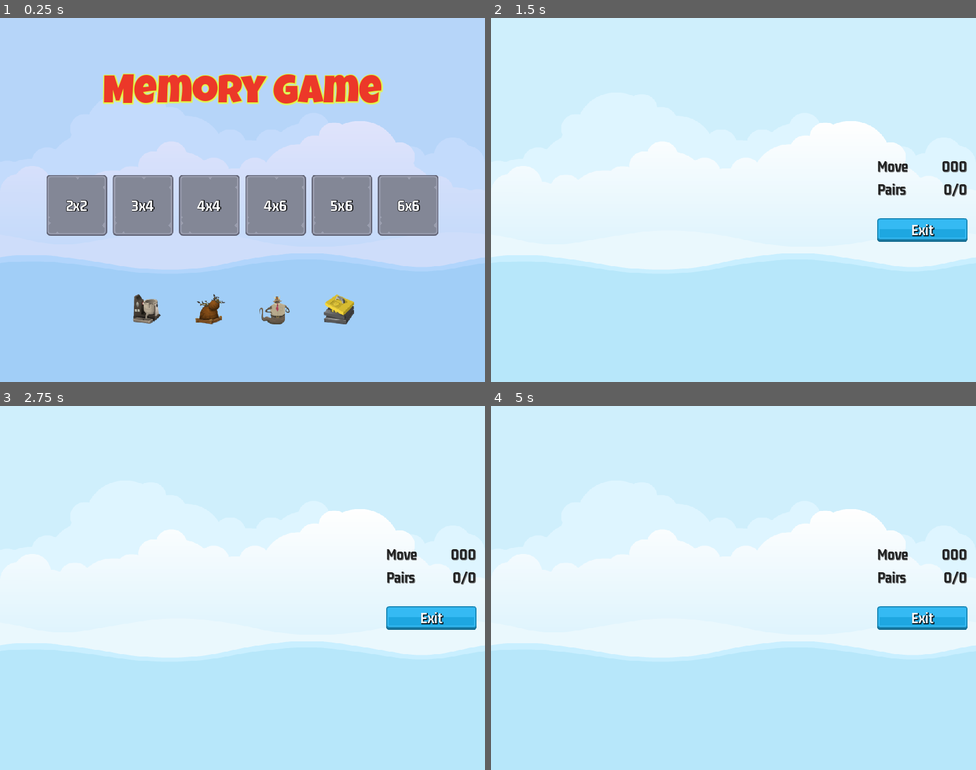
Above: before the commit, frames 1-4 (two rows, left to right).
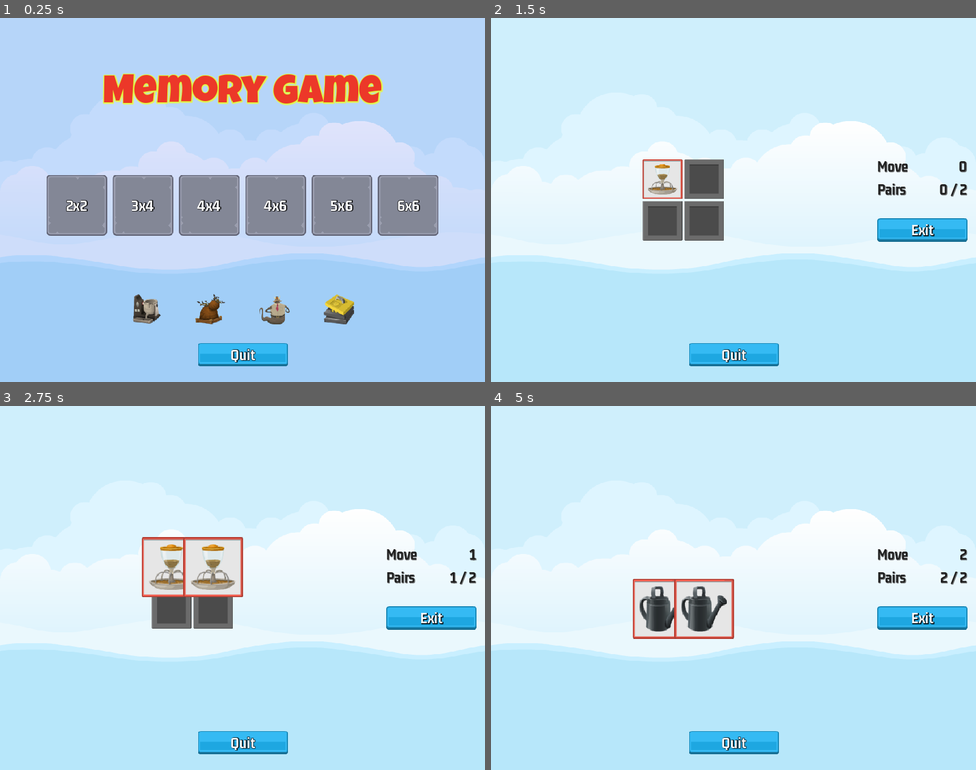
Above: after the commit, the same moments.

Repository: BrownJason/Memory
Game: Godot game, scene res://scene/master_scene/master_scene.tscn
The game is run twice, just before and just after one commit, with the same random seed, the same clock (stepped at 60 frames per second) and the same inputs.
Inputs (mouse positions are in pixels of both pictures, inside the frame that each line leads up to):
- Up to frame 1 (0.25 s): no input
- Up to frame 2 (1.5 s): click "2x2" at 0.5 s; click (660, 178) at 1.27 s
- Up to frame 3 (2.75 s): click (213, 566) at 2.02 s
- Up to frame 4 (5 s): click (660, 609) at 2.77 s; click (704, 609) at 3.52 s; click (660, 609) at 4.27 s

The runs differ from the first frame. In frame 1, 1.2% of the frame differs, in the area x 40-60%, y 89-96%; in frame 2, 4.4%; in frame 3, 4.6%, in the area x 29-99%, y 36-96%; in frame 4, 3.4%.

Commit message:
Add functionality to scoring, game over/win, and quit game

Diff:
--- /dev/null
+++ b/assets/lg_48_bl.tres
@@ -0,0 +1,10 @@
+[gd_resource type="LabelSettings" load_steps=2 format=3 uid="uid://bgbotlcd20u5b"]
+
+[ext_resource type="FontFile" uid="uid://bhhoolejd4ngh" path="res://assets/fonts/LuckiestGuy-Regular.ttf" id="1_j0ysg"]
+
+[resource]
+font = ExtResource("1_j0ysg")
+font_size = 84
+font_color = Color(0, 0.792157, 1, 0.964706)
+shadow_size = 8
+shadow_color = Color(0, 0, 0, 1)
--- /dev/null
+++ b/scene/game_over/game_over.gd
@@ -0,0 +1,20 @@
+extends Control
+
+@onready var moves_label = $NinePatchRect/MC/VB/HB/MovesLabel
+
+
+# Called when the node enters the scene tree for the first time.
+func _ready():
+	SignalManager.on_game_over.connect(on_game_over)
+
+# Called every frame. 'delta' is the elapsed time since the previous frame.
+func _process(delta):
+	pass
+
+func _on_exit_button_pressed():
+	hide()
+	SignalManager.on_game_exit_pressed.emit()
+
+func on_game_over(moves: int) -> void:
+	moves_label.text = str(moves)
+	show()
--- /dev/null
+++ b/scene/game_over/game_over.tscn
@@ -0,0 +1,102 @@
+[gd_scene load_steps=9 format=3 uid="uid://bcpfqqkfvib36"]
+
+[ext_resource type="Texture2D" uid="uid://ctqrw8l1isp5g" path="res://assets/ui/UIbg.png" id="1_43fcu"]
+[ext_resource type="Script" path="res://scene/game_over/game_over.gd" id="1_xpe5m"]
+[ext_resource type="LabelSettings" uid="uid://bgbotlcd20u5b" path="res://assets/lg_48_bl.tres" id="2_wo61r"]
+[ext_resource type="LabelSettings" uid="uid://dg8losvubtmlj" path="res://assets/gm_32_bl.tres" id="3_wewrd"]
+[ext_resource type="Texture2D" uid="uid://ifh85jdvlday" path="res://assets/ui/blue_button00.png" id="4_55s0s"]
+[ext_resource type="Texture2D" uid="uid://br2ikbl2xjhxs" path="res://assets/ui/yellow_button00.png" id="5_wstli"]
+[ext_resource type="Texture2D" uid="uid://dn8dynhn32sfv" path="res://assets/ui/green_button00.png" id="6_df2ul"]
+[ext_resource type="LabelSettings" uid="uid://clwktqtbhq0hf" path="res://assets/gm_32_wh.tres" id="7_62xbv"]
+
+[node name="GameOver" type="Control"]
+layout_mode = 3
+anchors_preset = 15
+anchor_right = 1.0
+anchor_bottom = 1.0
+grow_horizontal = 2
+grow_vertical = 2
+script = ExtResource("1_xpe5m")
+
+[node name="NinePatchRect" type="NinePatchRect" parent="."]
+layout_mode = 1
+anchors_preset = 8
+anchor_left = 0.5
+anchor_top = 0.5
+anchor_right = 0.5
+anchor_bottom = 0.5
+offset_left = -256.0
+offset_top = -192.0
+offset_right = 256.0
+offset_bottom = 192.0
+grow_horizontal = 2
+grow_vertical = 2
+texture = ExtResource("1_43fcu")
+patch_margin_left = 10
+patch_margin_top = 10
+patch_margin_right = 10
+patch_margin_bottom = 10
+
+[node name="MC" type="MarginContainer" parent="NinePatchRect"]
+layout_mode = 1
+anchors_preset = 15
+anchor_right = 1.0
+anchor_bottom = 1.0
+grow_horizontal = 2
+grow_vertical = 2
+theme_override_constants/margin_left = 24
+theme_override_constants/margin_top = 24
+theme_override_constants/margin_right = 24
+theme_override_constants/margin_bottom = 24
+
+[node name="VB" type="VBoxContainer" parent="NinePatchRect/MC"]
+layout_mode = 2
+size_flags_vertical = 0
+theme_override_constants/separation = 32
+
+[node name="Label" type="Label" parent="NinePatchRect/MC/VB"]
+layout_mode = 2
+text = "YOU WIN!!"
+label_settings = ExtResource("2_wo61r")
+horizontal_alignment = 1
+vertical_alignment = 1
+
+[node name="HB" type="HBoxContainer" parent="NinePatchRect/MC/VB"]
+layout_mode = 2
+
+[node name="Label" type="Label" parent="NinePatchRect/MC/VB/HB"]
+layout_mode = 2
+size_flags_horizontal = 3
+text = "Moves Taken"
+label_settings = ExtResource("3_wewrd")
+
+[node name="MovesLabel" type="Label" parent="NinePatchRect/MC/VB/HB"]
+layout_mode = 2
+text = "0000
+"
+label_settings = ExtResource("3_wewrd")
+
+[node name="Control" type="Control" parent="NinePatchRect/MC/VB"]
+custom_minimum_size = Vector2(0, 32)
+layout_mode = 2
+
+[node name="ExitButton" type="TextureButton" parent="NinePatchRect/MC/VB"]
+layout_mode = 2
+size_flags_horizontal = 4
+texture_normal = ExtResource("4_55s0s")
+texture_pressed = ExtResource("5_wstli")
+texture_hover = ExtResource("6_df2ul")
+
+[node name="Label" type="Label" parent="NinePatchRect/MC/VB/ExitButton"]
+layout_mode = 1
+anchors_preset = 15
+anchor_right = 1.0
+anchor_bottom = 1.0
+grow_horizontal = 2
+grow_vertical = 2
+text = "Exit"
+label_settings = ExtResource("7_62xbv")
+horizontal_alignment = 1
+vertical_alignment = 1
+
+[connection signal="pressed" from="NinePatchRect/MC/VB/ExitButton" to="." method="_on_exit_button_pressed"]
--- a/scene/game_screen/game_screen.gd
+++ b/scene/game_screen/game_screen.gd
@@ -1,16 +1,40 @@
 extends Control
 @onready var sound = $Sound
+@onready var tile_container = $HB/MC1/TileContainer
+@onready var scorer: Scorer = $Scorer
+@onready var moves_label = $HB/MC2/VB/HBLabel/MovesLabel
+@onready var pairs_label = $HB/MC2/VB/HBLabel2/PairsLabel
+@onready var game_over = $GameOver
 
+@export var mem_tile_scene: PackedScene
 
 # Called when the node enters the scene tree for the first time.
 func _ready():
-	pass # Replace with function body.
-
+	game_over.visible = false
+	SignalManager.on_level_selected.connect(on_level_selected)
 
 # Called every frame. 'delta' is the elapsed time since the previous frame.
 func _process(delta):
-	pass
+	moves_label.text = scorer.get_moves_made_str()
+	pairs_label.text = scorer.get_pairs_made_str()
 
 func _on_exit_pressed():
 	SoundManager.play_button_click(sound)
 	SignalManager.on_game_exit_pressed.emit()
+
+
+func add_memory_tiles(ii_dict: Dictionary, frame_image: CompressedTexture2D) -> void:
+	var new_tile = mem_tile_scene.instantiate()
+	tile_container.add_child(new_tile)
+	new_tile.setup(ii_dict, frame_image)
+
+func on_level_selected(level_num: int) -> void:
+	var level_selection = GameManager.get_level_selection(level_num)
+	var frame_image = ImageManager.get_random_frame_image()
+
+	tile_container.columns = level_selection.num_cols
+
+	for ii_dict in level_selection.image_list:
+		add_memory_tiles(ii_dict, frame_image)
+
+	scorer.clear_new_gane(level_selection.target_pairs)
--- a/scene/game_screen/game_screen.tscn
+++ b/scene/game_screen/game_screen.tscn
@@ -1,11 +1,14 @@
-[gd_scene load_steps=7 format=3 uid="uid://y4xt6afe7gof"]
+[gd_scene load_steps=10 format=3 uid="uid://y4xt6afe7gof"]
 
 [ext_resource type="LabelSettings" uid="uid://dg8losvubtmlj" path="res://assets/gm_32_bl.tres" id="1_pedrw"]
 [ext_resource type="Script" path="res://scene/game_screen/game_screen.gd" id="1_qh6r0"]
+[ext_resource type="PackedScene" uid="uid://dp2ijw1knehei" path="res://scene/memory_tile/memory_tile.tscn" id="2_7jg0f"]
 [ext_resource type="Texture2D" uid="uid://ifh85jdvlday" path="res://assets/ui/blue_button00.png" id="2_l171o"]
 [ext_resource type="Texture2D" uid="uid://br2ikbl2xjhxs" path="res://assets/ui/yellow_button00.png" id="3_6mynf"]
 [ext_resource type="Texture2D" uid="uid://dn8dynhn32sfv" path="res://assets/ui/green_button00.png" id="4_c57sj"]
 [ext_resource type="LabelSettings" uid="uid://clwktqtbhq0hf" path="res://assets/gm_32_wh.tres" id="5_y6cwl"]
+[ext_resource type="PackedScene" uid="uid://c7n001dduonwn" path="res://scorer/scorer.tscn" id="8_5cnje"]
+[ext_resource type="PackedScene" uid="uid://bcpfqqkfvib36" path="res://scene/game_over/game_over.tscn" id="9_xbvbe"]
 
 [node name="GameScreen" type="Control"]
 layout_mode = 3
@@ -15,6 +18,7 @@
 grow_horizontal = 2
 grow_vertical = 2
 script = ExtResource("1_qh6r0")
+mem_tile_scene = ExtResource("2_7jg0f")
 
 [node name="HB" type="HBoxContainer" parent="."]
 layout_mode = 1
@@ -70,7 +74,7 @@
 label_settings = ExtResource("1_pedrw")
 vertical_alignment = 1
 
-[node name="MovesLabel" type="Label" parent="HB/MC2/VB/HBLabel2"]
+[node name="PairsLabel" type="Label" parent="HB/MC2/VB/HBLabel2"]
 layout_mode = 2
 text = "0/0"
 label_settings = ExtResource("1_pedrw")
@@ -102,4 +106,9 @@
 
 [node name="Sound" type="AudioStreamPlayer" parent="."]
 
+[node name="Scorer" parent="." instance=ExtResource("8_5cnje")]
+
+[node name="GameOver" parent="." instance=ExtResource("9_xbvbe")]
+layout_mode = 1
+
 [connection signal="pressed" from="HB/MC2/VB/Exit" to="." method="_on_exit_pressed"]
--- a/scene/master_scene/master_scene.gd
+++ b/scene/master_scene/master_scene.gd
@@ -15,9 +15,14 @@
 
 func on_game_exit_pressed() -> void:
 	show_game(false)
+	GameManager.clear_nodes_of_group(GameManager.GROUP_TILE)
 	SoundManager.play_sound(sound, SoundManager.SOUND_MAIN_MENU)
 
 func on_level_selected(level_num: int) -> void:
 	print("Level selected: ", level_num)
 	show_game(true)
 	SoundManager.play_sound(sound, SoundManager.SOUND_IN_GAME)
+
+
+func _on_quit_button_pressed():
+	get_tree().quit()
--- a/scene/master_scene/master_scene.tscn
+++ b/scene/master_scene/master_scene.tscn
@@ -1,9 +1,13 @@
-[gd_scene load_steps=5 format=3 uid="uid://c01e1ak028biv"]
+[gd_scene load_steps=9 format=3 uid="uid://c01e1ak028biv"]
 
 [ext_resource type="Script" path="res://scene/master_scene/master_scene.gd" id="1_d7rvf"]
 [ext_resource type="Texture2D" uid="uid://hngof0yv3hlw" path="res://assets/images/backgroundEmpty.png" id="1_f5a3u"]
 [ext_resource type="PackedScene" uid="uid://oga6vmdrc0si" path="res://scene/main_screen/main_screen.tscn" id="2_6ljaq"]
 [ext_resource type="PackedScene" uid="uid://y4xt6afe7gof" path="res://scene/game_screen/game_screen.tscn" id="3_pqbyx"]
+[ext_resource type="Texture2D" uid="uid://ifh85jdvlday" path="res://assets/ui/blue_button00.png" id="5_bhlwd"]
+[ext_resource type="Texture2D" uid="uid://br2ikbl2xjhxs" path="res://assets/ui/yellow_button00.png" id="6_x4rfg"]
+[ext_resource type="Texture2D" uid="uid://dn8dynhn32sfv" path="res://assets/ui/green_button00.png" id="7_ihrlw"]
+[ext_resource type="LabelSettings" uid="uid://clwktqtbhq0hf" path="res://assets/gm_32_wh.tres" id="8_507au"]
 
 [node name="MasterScene" type="CanvasLayer"]
 script = ExtResource("1_d7rvf")
@@ -21,3 +25,33 @@
 [node name="GameScreen" parent="." instance=ExtResource("3_pqbyx")]
 
 [node name="Sound" type="AudioStreamPlayer" parent="."]
+
+[node name="QuitButton" type="TextureButton" parent="."]
+anchors_preset = 7
+anchor_left = 0.5
+anchor_top = 1.0
+anchor_right = 0.5
+anchor_bottom = 1.0
+offset_left = -94.0
+offset_top = -82.0
+offset_right = 96.0
+offset_bottom = -33.0
+grow_horizontal = 2
+grow_vertical = 0
+texture_normal = ExtResource("5_bhlwd")
+texture_pressed = ExtResource("6_x4rfg")
+texture_hover = ExtResource("7_ihrlw")
+
+[node name="Label" type="Label" parent="QuitButton"]
+layout_mode = 1
+anchors_preset = 15
+anchor_right = 1.0
+anchor_bottom = 1.0
+grow_horizontal = 2
+grow_vertical = 2
+text = "Quit"
+label_settings = ExtResource("8_507au")
+horizontal_alignment = 1
+vertical_alignment = 1
+
+[connection signal="pressed" from="QuitButton" to="." method="_on_quit_button_pressed"]
--- /dev/null
+++ b/scene/memory_tile/memory_tile.gd
@@ -0,0 +1,47 @@
+extends TextureButton
+
+class_name MemoryTile
+
+@onready var frame_image = $FrameImage
+@onready var item_image = $ItemImage
+
+var _item_name: String
+var _can_select_me: bool = true
+
+# Called when the node enters the scene tree for the first time.
+func _ready():
+	SignalManager.on_selection_enabled.connect(on_selection_enabled)
+	SignalManager.on_selection_disabled.connect(on_selection_disabled)
+
+func get_item_name() -> String:
+	return _item_name
+
+func setup(ii_dict: Dictionary, fi: CompressedTexture2D) -> void:
+	frame_image.texture = fi
+	item_image.texture = ii_dict.item_texture
+	_item_name = ii_dict.item_name
+
+func kill_on_success() -> void:
+	z_index = 1
+	var tween = get_tree().create_tween()
+	tween.set_parallel(true)
+	tween.tween_property(self, "disabled", true, 0)
+	tween.tween_property(self, "rotation", deg_to_rad(720), 0.5)
+	tween.tween_property(self, "scale", Vector2(1.5, 1.5), 0.5)
+	tween.set_parallel(false)
+	tween.tween_interval(0.6)
+	tween.tween_property(self, "scale", Vector2(0, 0), 0)
+
+func on_selection_disabled() -> void:
+	_can_select_me = false
+
+func on_selection_enabled() -> void:
+	_can_select_me = true
+
+func reveal(r: bool) -> void:
+	frame_image.visible = r
+	item_image.visible = r
+
+func _on_pressed():
+	if _can_select_me:
+		SignalManager.on_tile_selected.emit(self)
--- /dev/null
+++ b/scene/memory_tile/memory_tile.tscn
@@ -0,0 +1,58 @@
+[gd_scene load_steps=5 format=3 uid="uid://dp2ijw1knehei"]
+
+[ext_resource type="Texture2D" uid="uid://cpd3o60dhjrmp" path="res://assets/frames/hidden_frame_blank.png" id="1_0uli1"]
+[ext_resource type="Texture2D" uid="uid://b42fbbrsa65j1" path="res://assets/frames/blue_frame.png" id="2_h4y3o"]
+[ext_resource type="Script" path="res://scene/memory_tile/memory_tile.gd" id="2_st0x2"]
+[ext_resource type="Texture2D" uid="uid://ic8u77n5velb" path="res://assets/glitch/rock_beryl_1.png" id="3_h4uia"]
+
+[node name="MemoryTile" type="TextureButton" groups=["tile"]]
+anchors_preset = 8
+anchor_left = 0.5
+anchor_top = 0.5
+anchor_right = 0.5
+anchor_bottom = 0.5
+offset_left = -42.0
+offset_top = -42.0
+offset_right = 42.0
+offset_bottom = 42.0
+grow_horizontal = 2
+grow_vertical = 2
+pivot_offset = Vector2(42, 42)
+texture_normal = ExtResource("1_0uli1")
+script = ExtResource("2_st0x2")
+
+[node name="FrameImage" type="TextureRect" parent="."]
+visible = false
+layout_mode = 1
+anchors_preset = 8
+anchor_left = 0.5
+anchor_top = 0.5
+anchor_right = 0.5
+anchor_bottom = 0.5
+offset_left = -42.0
+offset_top = -42.0
+offset_right = 42.0
+offset_bottom = 42.0
+grow_horizontal = 2
+grow_vertical = 2
+pivot_offset = Vector2(42, 42)
+texture = ExtResource("2_h4y3o")
+
+[node name="ItemImage" type="TextureRect" parent="."]
+visible = false
+layout_mode = 1
+anchors_preset = 8
+anchor_left = 0.5
+anchor_top = 0.5
+anchor_right = 0.5
+anchor_bottom = 0.5
+offset_left = -20.0
+offset_top = -20.0
+offset_right = 20.0
+offset_bottom = 20.0
+grow_horizontal = 2
+grow_vertical = 2
+pivot_offset = Vector2(32, 32)
+texture = ExtResource("3_h4uia")
+
+[connection signal="pressed" from="." to="." method="_on_pressed"]
--- /dev/null
+++ b/scorer/scorer.gd
@@ -0,0 +1,78 @@
+extends Node
+
+class_name Scorer
+
+@onready var sound = $Sound
+@onready var reveal_timer = $RevealTimer
+
+var _selections: Array = []
+var _target_pairs: int = 0
+var _moves_made: int = 0
+var _pairs_made: int = 0
+
+func _ready():
+	SignalManager.on_tile_selected.connect(on_tile_selected)
+	SignalManager.on_game_exit_pressed.connect(on_game_exit_pressed)
+
+func get_moves_made_str() -> String:
+	return str(_moves_made)
+
+func get_pairs_made_str() -> String:
+	return "%s / %s" % [_pairs_made, _target_pairs]
+
+func clear_new_gane(target_pairs: int) -> void:
+	_selections.clear()
+	_moves_made = 0
+	_pairs_made = 0
+	_target_pairs = target_pairs
+
+func kill_tiles() -> void:
+	for s in _selections:
+		s.kill_on_success()
+	_pairs_made += 1
+	SoundManager.play_sound(sound, SoundManager.SOUND_SUCCESS)
+
+func update_selections() -> void:
+	reveal_timer.start()
+	if selections_are_pair() == true:
+		kill_tiles()
+
+func check_pair_made(tile: MemoryTile) -> void:
+	tile.reveal(true)
+	_selections.append(tile)
+	if _selections.size() != 2:
+		return
+
+	SignalManager.on_selection_disabled.emit()
+	_moves_made += 1
+
+	update_selections()
+
+func on_tile_selected(tile: MemoryTile) -> void:
+	SoundManager.play_tile_click(sound)
+	check_pair_made(tile)
+
+func _on_reveal_timer_timeout():
+	if selections_are_pair() == false:
+		hide_selections()
+	_selections.clear()
+	check_game_over()
+	SignalManager.on_selection_enabled.emit()
+
+func hide_selections() -> void:
+	for s in _selections:
+		s.reveal(false)
+
+func check_game_over() -> void:
+	if _pairs_made >= _target_pairs:
+		SignalManager.on_game_over.emit(_moves_made)
+
+func on_game_exit_pressed() -> void:
+	reveal_timer.stop()
+
+func selections_are_pair() -> bool:
+	return (
+		_selections[0].get_instance_id() != _selections[1].get_instance_id()
+		and
+		_selections[0].get_item_name() == _selections[1].get_item_name()
+		)
--- /dev/null
+++ b/scorer/scorer.tscn
@@ -0,0 +1,14 @@
+[gd_scene load_steps=2 format=3 uid="uid://c7n001dduonwn"]
+
+[ext_resource type="Script" path="res://scorer/scorer.gd" id="1_aoavj"]
+
+[node name="Scorer" type="Node"]
+script = ExtResource("1_aoavj")
+
+[node name="Sound" type="AudioStreamPlayer" parent="."]
+
+[node name="RevealTimer" type="Timer" parent="."]
+wait_time = 1.2
+one_shot = true
+
+[connection signal="timeout" from="RevealTimer" to="." method="_on_reveal_timer_timeout"]
--- a/singletons/game_manager.gd
+++ b/singletons/game_manager.gd
@@ -1,4 +1,6 @@
 extends Node
+
+const GROUP_TILE: String = "tile"
 
 const LEVELS: Dictionary = {
 	1: { "rows": 2, "cols": 2 },
@@ -8,3 +10,27 @@
 	5: { "rows": 5, "cols": 6 },
 	6: { "rows": 6, "cols": 6 }
 }
+
+func get_level_selection(level_num: int) -> Dictionary:
+	var l_data = GameManager.LEVELS[level_num]
+	var num_tiles = l_data.rows * l_data.cols
+	var target_pairs: int = num_tiles / 2
+	var selected_level_images = []
+
+	ImageManager.shuffle_images()
+
+	for i in range(target_pairs):
+		selected_level_images.append(ImageManager.get_image(i))
+		selected_level_images.append(ImageManager.get_image(i))
+
+	selected_level_images.shuffle()
+
+	return {
+		"target_pairs": target_pairs,
+		"num_cols": l_data.cols,
+		"image_list": selected_level_images
+	}
+
+func clear_nodes_of_group(g_name: String) -> void:
+	for n in get_tree().get_nodes_in_group(g_name):
+		n.queue_free()
--- a/singletons/image_manager.gd
+++ b/singletons/image_manager.gd
@@ -1,4 +1,11 @@
 extends Node
+
+const FRAME_IMAGES: Array = [
+	preload("res://assets/frames/blue_frame.png"),
+	preload("res://assets/frames/green_frame.png"),
+	preload("res://assets/frames/red_frame.png"),
+	preload("res://assets/frames/yellow_frame.png")
+]
 
 var _item_images: Array = []
 
@@ -33,3 +40,12 @@
 
 func get_random_item_image() -> Dictionary:
 	return _item_images.pick_random()
+
+func get_image(index: int) -> Dictionary:
+	return _item_images[index]
+
+func get_random_frame_image() -> CompressedTexture2D:
+	return FRAME_IMAGES.pick_random()
+
+func shuffle_images() -> void:
+	_item_images.shuffle()
--- a/singletons/signal_manager.gd
+++ b/singletons/signal_manager.gd
@@ -2,3 +2,7 @@
 
 signal on_level_selected(level_num: int)
 signal on_game_exit_pressed
+signal on_selection_enabled
+signal on_selection_disabled
+signal on_tile_selected(tile: MemoryTile)
+signal on_game_over(moves: int)
--- a/singletons/sound_manager.gd
+++ b/singletons/sound_manager.gd
@@ -17,6 +17,9 @@
 	SOUND_SELECT_BUTTON: preload("res://assets/sounds/sfx_sounds_impact7.wav")
 }
 
+func _ready():
+	AudioServer.set_bus_volume_db(0, -10)
+
 func play_sound(player: AudioStreamPlayer, key: String) -> void:
 	if !SOUNDS.has(key):
 		return
@@ -27,3 +30,6 @@
 
 func play_button_click(player: AudioStreamPlayer) -> void:
 	play_sound(player, SOUND_SELECT_BUTTON)
+
+func play_tile_click(player: AudioStreamPlayer) -> void:
+	play_sound(player, SOUND_SELECT_TILE)
Not shown, changed: assets/sounds/bgm_action_3.mp3.import
